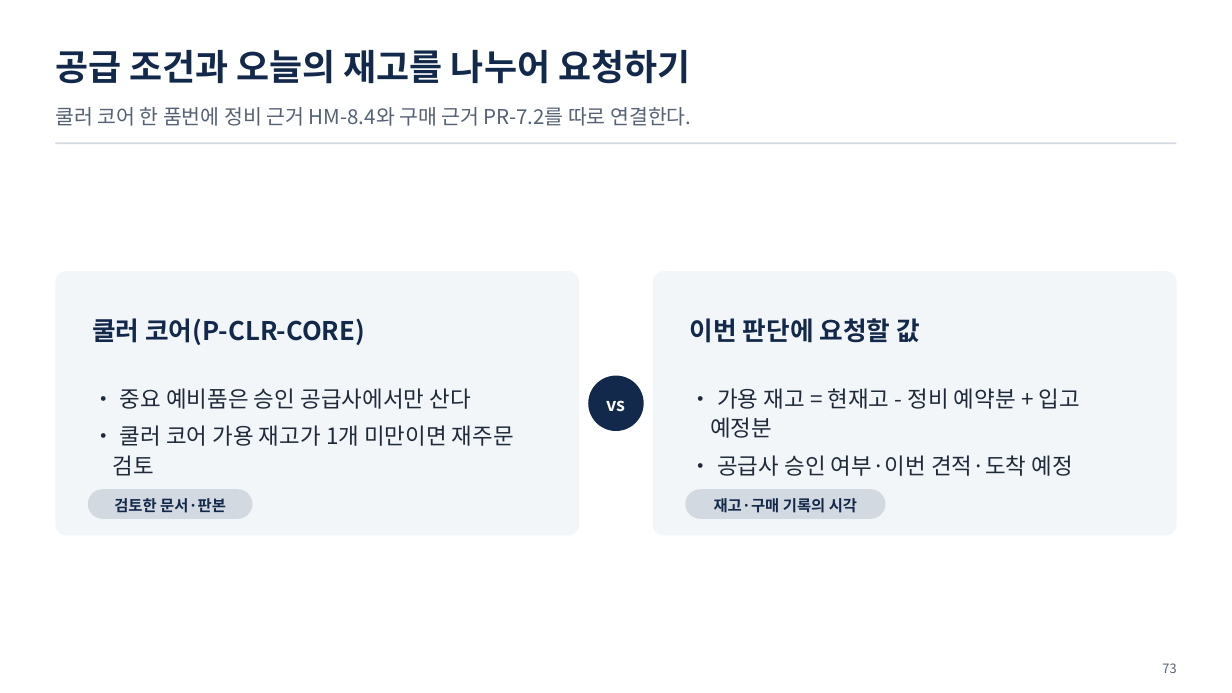
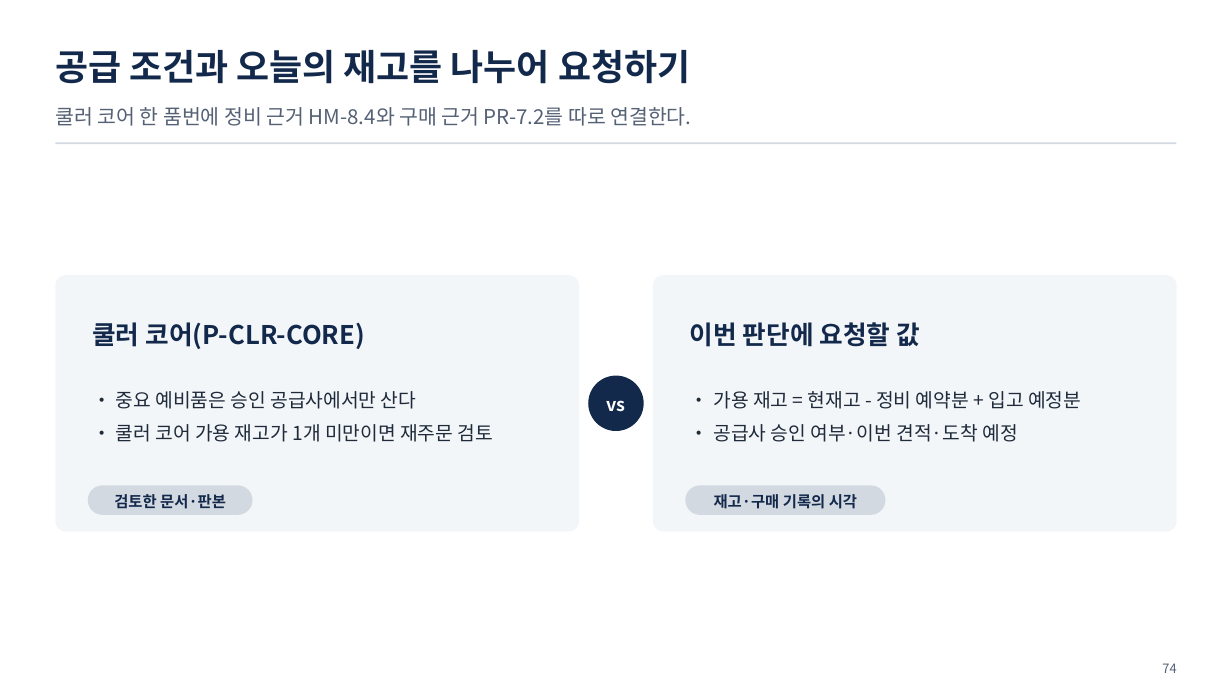
Before and after one commit to uengine-oss/hyd-iot-edu, a slide deck: slide 74 of workspace/강의제작/산출물/실전반/이론/03회차/실전반_03일차.pptx (slide 73 before the commit). Drawn at 1232x693 pixels with LibreOffice and Linux fonts; fonts in the diff are those of the drawing. Boxes give left, top, right and bottom in pixels: in the first picture for what was removed or moved away, otherwise in the second. Text is boxed around its words. In the diff, an @@ line names an element or a change of style, - is before the commit and + after.

Commit message:
실전반 3회차 덱 U1~U3(1~23장) 새 판 — 통합 3회차 U3 원본으로 성과 평가 단원을 다시 쓰고 실습1 · 2 소개를 지금 랩대로, 단원마다 독립 검토 지적(3 · 2 · 6건) 고침 · 남은일에 실전 3회차 32 · 33행 미충족 · 동기화.py pull이 이미 없는 파일을 지우다 멈추던 결함

```diff
--- a/workspace/강의제작/산출물/실전반/이론/03회차/실전반_03일차.pptx
+++ b/workspace/강의제작/산출물/실전반/이론/03회차/실전반_03일차.pptx
@@ rounded rectangle: place and size @@
-rounded rectangle at [55, 272, 579, 536]
+rounded rectangle at [55, 275, 579, 531]
@@ text "쿨러 코어(P-CLR-CORE)": place and size @@
-text "쿨러 코어(P-CLR-CORE)" at [92, 318, 365, 345]
+text "쿨러 코어(P-CLR-CORE)" at [92, 322, 365, 349]
@@ rounded rectangle: place and size @@
-rounded rectangle at [653, 272, 1177, 536]
+rounded rectangle at [653, 275, 1177, 531]
@@ text "이번 판단에 요청할 값": place and size @@
-text "이번 판단에 요청할 값" at [690, 318, 920, 343]
+text "이번 판단에 요청할 값" at [690, 322, 920, 347]
@@ text "• 중요 예비품은 승인 공급사에서만 ..." at [116, 391, 493, 442]: size 17.5 to 15 pt; indent changed @@
@@ text "• 가용 재고 = 현재고 ..." at [713, 391, 1081, 442]: size 17.5 to 15 pt; indent changed @@
@@ 2 texts, 2 rounded rectangles: place and size @@
-2 texts, 2 rounded rectangles at [88, 489, 886, 518]
+2 texts, 2 rounded rectangles at [88, 485, 886, 515]
@@ text at [1162, 663, 1176, 673]: text changed @@
-73
+74
```
Also in this commit, not shown: 61 other slides changed, 13 slides added, 12 slides removed, 4 other files.
